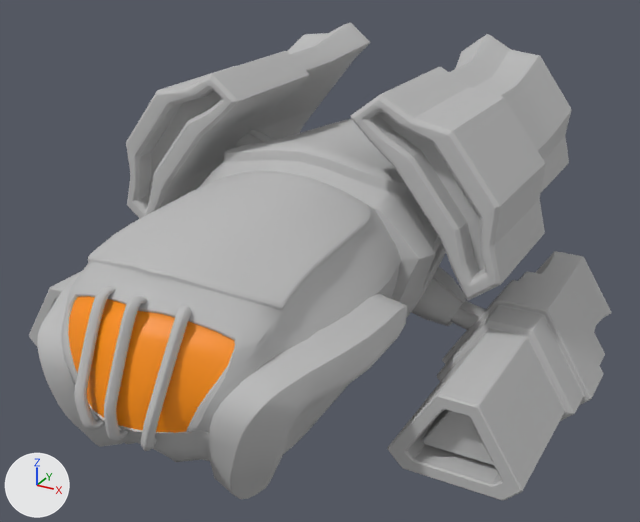
The FBX model Project Aces URP/Assets/Models/Ships/Furnace/furnace LOD high.fbx as it was, and as the next commit left it.
One viewpoint serves both versions: a camera (50 mm lens) standing at (14.0, -21.9, 17.7) and looking at (-0.6, 4.6, 4.4). Arrows for +X, +Y and +Z are at lower left; the lights stay in place. Where no turn or scale is listed for an object, it has been applied to the vertices. Vertices at the same position are counted once.

Names of what the first picture shows: 'ship_body', 'wind_shield'.
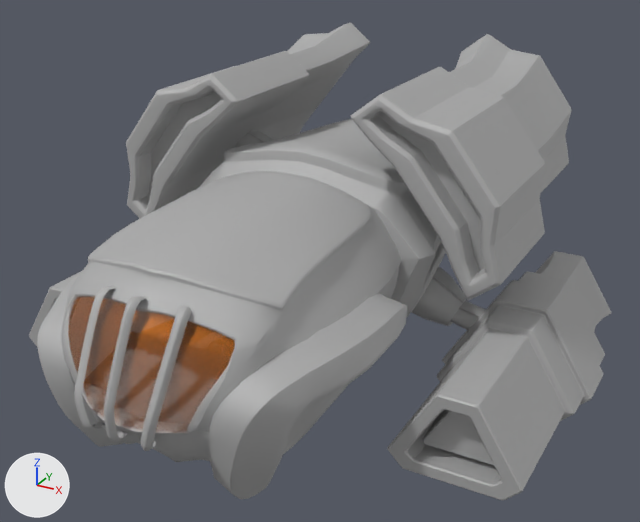
The newer file is also turned or shifted as a whole; pictures and numbers use the older file's frame.

Location of each change, (x1, y1, x2, y2) in pixels of the pictures (640 x 522 px):
'ship_body', surface changed, reshaped: (29, 23, 611, 500) in both
'wind_shield', surface changed (orange to brown): (68, 296, 235, 433) in both
part 1 of me_mesh_023, cut back: before (82, 289, 191, 448); after (96, 349, 167, 446)

Patch to the scene script:
```diff
--- a/Project Aces URP/Assets/Models/Ships/Furnace/furnace LOD high.fbx.py
+++ b/Project Aces URP/Assets/Models/Ships/Furnace/furnace LOD high.fbx.py
@@ mat_windshield_mat @@
 mat_windshield_mat.roughness = 0.488
+mat_windshield_mat.alpha = 0.135
+mat_windshield_mat.metallic = 0.5
@@ mat_ship_body_mat @@
 mat_ship_body_mat.roughness = 0.749
+mat_ship_body_mat.metallic = 0.5
@@ me_mesh_023 @@
 # used by ob_ship_body; location = (0.0, 6.02, 6.56)
-me_mesh_023.from_pydata(...)  # 10553 vertices, 10505 faces; spans x -9.8..9.8, y -13.8..13.8, z -5.5..5.5
+me_mesh_023.from_pydata(...)  # 10117 vertices, 9975 faces; spans x -9.8..9.8, y -13.8..13.8, z -5.5..5.5
+# me_mesh_023 part 1: 8 vertices moved within x -1.4..1.4, y -13.6..-13.0, z -2.4..-0.1; 436 vertices removed from x -1.4..1.4, y -13.6..-11.8, z -2.4..1.0
 me_mesh_023.materials.append(mat_ship_body_mat)
```
